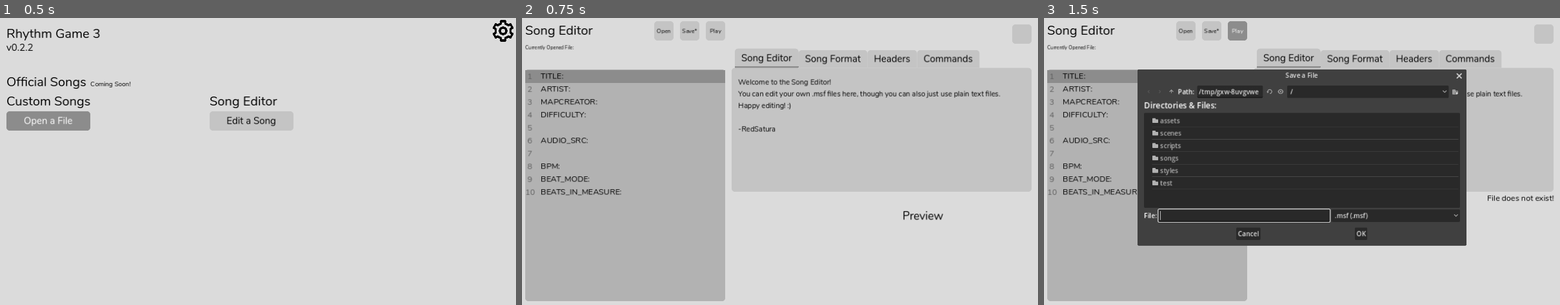
Above: before the commit, frames 1-3 (left to right).
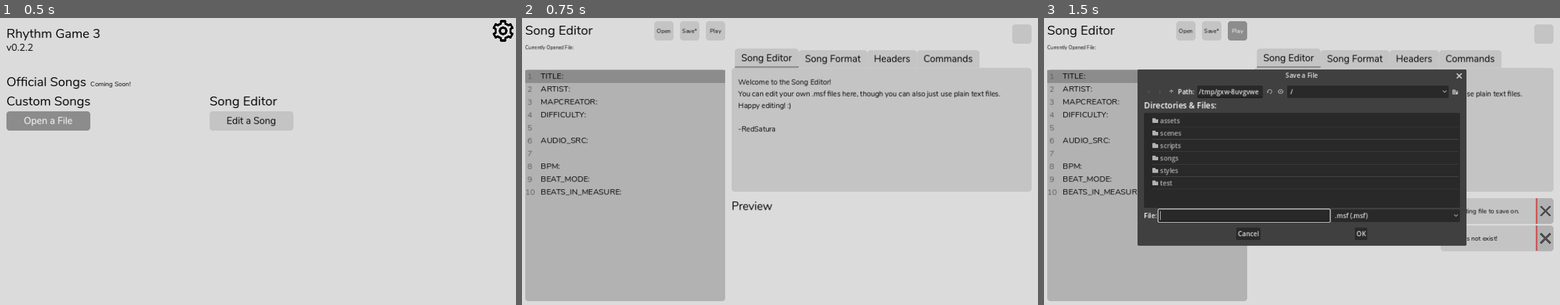
Above: after the commit, the same moments.

Repository: RedSatura/rhythm-game-3
Game: Godot game, scene res://scenes/title/title_screen.tscn
The game is run twice, just before and just after one commit, with the same random seed, the same clock (stepped at 60 frames per second) and the same inputs.
Inputs:
- Up to frame 1 (0.5 s): no input
- Up to frame 2 (0.75 s): click "Edit a Song" at 0.5 s
- Up to frame 3 (1.5 s): click "Play" at 1.25 s

Frame 1 is identical in both runs. In frame 2, 0.2% of the frame differs, in the area x 40-82%, y 63-71%; in frame 3, 0.9%, in the area x 81-99%, y 61-82%.

Commit message:
add display messages in song editor

Diff:
--- /dev/null
+++ b/assets/icons/close-bold-svgrepo-com.svg
@@ -0,0 +1,41 @@
+<?xml version="1.0" encoding="UTF-8" standalone="no"?>
+<!-- Uploaded to: SVG Repo, www.svgrepo.com, Generator: SVG Repo Mixer Tools -->
+
+<svg
+   width="800px"
+   height="800px"
+   viewBox="0 0 1024 1024"
+   version="1.1"
+   id="svg1"
+   sodipodi:docname="close-bold-svgrepo-com.svg"
+   inkscape:version="1.3.2 (091e20ef0f, 2023-11-25)"
+   xmlns:inkscape="http://www.inkscape.org/namespaces/inkscape"
+   xmlns:sodipodi="http://sodipodi.sourceforge.net/DTD/sodipodi-0.dtd"
+   xmlns="http://www.w3.org/2000/svg"
+   xmlns:svg="http://www.w3.org/2000/svg">
+  <defs
+     id="defs1" />
+  <sodipodi:namedview
+     id="namedview1"
+     pagecolor="#ffffff"
+     bordercolor="#000000"
+     borderopacity="0.25"
+     inkscape:showpageshadow="2"
+     inkscape:pageopacity="0.0"
+     inkscape:pagecheckerboard="0"
+     inkscape:deskcolor="#d1d1d1"
+     inkscape:zoom="1.00625"
+     inkscape:cx="400.49689"
+     inkscape:cy="433.78882"
+     inkscape:window-width="1920"
+     inkscape:window-height="1008"
+     inkscape:window-x="0"
+     inkscape:window-y="0"
+     inkscape:window-maximized="1"
+     inkscape:current-layer="svg1" />
+  <path
+     fill="#000000"
+     d="M195.2 195.2a64 64 0 0 1 90.496 0L512 421.504 738.304 195.2a64 64 0 0 1 90.496 90.496L602.496 512 828.8 738.304a64 64 0 0 1-90.496 90.496L512 602.496 285.696 828.8a64 64 0 0 1-90.496-90.496L421.504 512 195.2 285.696a64 64 0 0 1 0-90.496z"
+     id="path1"
+     style="stroke:#ffffff;stroke-opacity:1;fill:#ffffff;fill-opacity:1" />
+</svg>
--- a/scenes/editor/song_editor.gd
+++ b/scenes/editor/song_editor.gd
@@ -13,8 +13,8 @@
 @onready var play_button: Node = $UI/Play
 
 @onready var currently_opened: Node = $UI/CurrentlyOpened
-@onready var status_label: Node = $UI/StatusLabel
 
+@onready var messages_container: Node = $UI/ScrollContainer/MessagesContainer
 @onready var song_manager_viewport: Node = $UI/SongManagerViewport
 
 var file: FileAccess = null
@@ -80,15 +80,6 @@
 	clear_highlights() #pls fix, this is terrible (clears every single line of highlighting every time text changes)
 	save_button.text = "Save*"
 
-func error_received(message: String) -> void:
-	status_label.modulate = Color.RED
-	status_label.text = str(message)
-	song_manager_viewport.visible = false
-
-func message_received(message: String) -> void:
-	status_label.modulate = Color.WHITE
-	status_label.text = str(message)
-
 func _on_play_pressed() -> void: #Validates and plays the file
 	current_line_in_file = 0
 	clear_highlights()
@@ -141,3 +132,13 @@
 	new_file.store_string(code_edit.text)
 	new_file.flush()
 	SignalHandler.emit_signal("send_message", "New file created and saved.")
+
+func error_received(error: String) -> void:
+	var message_display: Node = load("res://scenes/ui/message_display/message_display.tscn").instantiate()
+	messages_container.add_child(message_display)
+	message_display.update_message(1, error)
+
+func message_received(message: String) -> void:
+	var message_display: Node = load("res://scenes/ui/message_display/message_display.tscn").instantiate()
+	messages_container.add_child(message_display)
+	message_display.update_message(0, message)
--- a/scenes/editor/song_editor.tscn
+++ b/scenes/editor/song_editor.tscn
@@ -16,7 +16,7 @@
 highlighting_color = Color(0.164706, 0.4, 1, 0.447059)
 
 [node name="SongManager" parent="." instance=ExtResource("2_cdhk3")]
-position = Vector2(1536, 0)
+position = Vector2(1920, 0)
 auto_mode = true
 
 [node name="SongValidator" parent="." instance=ExtResource("3_28ch4")]
@@ -283,16 +283,6 @@
 "
 autowrap_mode = 3
 
-[node name="StatusLabel" type="Label" parent="UI"]
-layout_mode = 0
-offset_left = 520.0
-offset_top = 432.0
-offset_right = 1264.0
-offset_bottom = 464.0
-theme_override_font_sizes/font_size = 20
-horizontal_alignment = 2
-vertical_alignment = 1
-
 [node name="TitleScreen" type="Button" parent="UI"]
 layout_mode = 0
 offset_left = 1216.0
@@ -302,31 +292,42 @@
 
 [node name="Preview" type="Label" parent="UI"]
 layout_mode = 0
-offset_left = 944.0
-offset_top = 472.0
-offset_right = 1048.0
-offset_bottom = 512.0
+offset_left = 520.0
+offset_top = 448.0
+offset_right = 624.0
+offset_bottom = 488.0
 theme_override_font_sizes/font_size = 28
 text = "Preview"
 vertical_alignment = 1
 
 [node name="SongManagerViewport" type="SubViewportContainer" parent="UI"]
 layout_mode = 0
-offset_left = 944.0
-offset_top = 520.0
-offset_right = 1264.0
+offset_left = 520.0
+offset_top = 488.0
+offset_right = 856.0
 offset_bottom = 700.0
 
 [node name="SubViewport" type="SubViewport" parent="UI/SongManagerViewport"]
 handle_input_locally = false
 snap_2d_transforms_to_pixel = true
 snap_2d_vertices_to_pixel = true
-size = Vector2i(320, 180)
+size = Vector2i(336, 212)
 render_target_update_mode = 4
 
 [node name="Camera2D" type="Camera2D" parent="UI/SongManagerViewport/SubViewport"]
 position = Vector2(2176, 360)
 zoom = Vector2(0.25, 0.25)
+
+[node name="ScrollContainer" type="ScrollContainer" parent="UI"]
+layout_mode = 0
+offset_left = 984.0
+offset_top = 448.0
+offset_right = 1264.0
+offset_bottom = 704.0
+horizontal_scroll_mode = 0
+
+[node name="MessagesContainer" type="VBoxContainer" parent="UI/ScrollContainer"]
+layout_mode = 2
 
 [node name="SongPicker" type="FileDialog" parent="."]
 title = "Open a File"
--- a/scenes/song_validator/song_validator.gd
+++ b/scenes/song_validator/song_validator.gd
@@ -58,24 +58,21 @@
 		#Ex. Gets SONG_TITLE from SONG_TITLE: Test Song
 		var metadata_type_regex: RegEx = RegEx.new()
 		metadata_type_regex.compile(".*?(?=\\:)")
-		for x: int in 20: #Number means starting lines checked
+		for x: int in 20: #Number means starting lines checked TODO: (i should fix this magic number)
 			if line_content != "SONG_START":
+				if x == 19: #TODO: wtf???
+					SignalHandler.emit_signal("send_error", "Song starting command not found before 20 lines.")
+					return
 				SignalHandler.emit_signal("update_editor_line_color", current_line_in_file, highlighting_color)
 				current_line_in_file += 1
 				line_content = file.get_line().strip_edges()
 				var result: RegExMatch = metadata_type_regex.search(line_content)
 				if result != null:
 					process_song_metadata_type(result.get_string().strip_edges())
-			else:
-				start_command_found = true
-				break
-		if !start_command_found:
-			SignalHandler.emit_signal("send_error", "Song starting command not found before 20 lines.")
-			return
 		if !audio_src_valid:
 			SignalHandler.emit_signal("send_error", "Invalid audio path!")
-		else:
-			validate_song_body(file)
+			return
+		validate_song_body(file)
 	else:
 		SignalHandler.emit_signal("send_error", "Error opening file!")
 		return
@@ -104,8 +101,7 @@
 				if FileAccess.file_exists(audio_path):
 					song_info["audio_src"] = audio_path
 					audio_src_valid = true
-				else: #why does this not work for some reason
-					SignalHandler.emit_signal("send_error", "Invalid audio path! Path: " + str(audio_path))
+				else: #why does this not work for some reason (EDIT: prob works now)
 					audio_src_valid = false
 					return
 			#Song-related types:
--- a/scenes/stage/stage.tscn
+++ b/scenes/stage/stage.tscn
@@ -73,6 +73,7 @@
 
 [node name="BeatMeasureLabel" type="Label" parent="CanvasLayer/UI"]
 visible = false
+layout_mode = 0
 offset_left = 272.0
 offset_top = 640.0
 offset_right = 464.0
@@ -83,6 +84,7 @@
 
 [node name="SongDurationBar" type="ProgressBar" parent="CanvasLayer/UI"]
 visible = false
+layout_mode = 0
 offset_right = 1280.0
 offset_bottom = 16.0
 show_percentage = false
@@ -90,6 +92,7 @@
 
 [node name="TimeElapsedLabel" type="Label" parent="CanvasLayer/UI"]
 visible = false
+layout_mode = 0
 offset_left = 464.0
 offset_top = 640.0
 offset_right = 632.0
--- /dev/null
+++ b/scenes/ui/message_display/message_display.gd
@@ -0,0 +1,33 @@
+extends Panel
+
+@onready var fade_bar: Node = $FadeBar
+@onready var fade_timer: Node = $FadeTimer
+
+func _ready() -> void:
+	fade_bar.max_value = fade_timer.wait_time
+
+func _process(_delta: float) -> void:
+	fade_bar.value = fade_timer.time_left
+
+func _on_close_pressed() -> void:
+	var tween: Tween = get_tree().create_tween()
+	tween.tween_property(self, "modulate", Color(self.modulate, 0), 0.5)
+	tween.tween_callback(queue_free)
+
+func update_message(type: int = 0, message: String = "") -> void:
+	match type:
+		0: #messages
+			$Message.text = message
+			get_theme_stylebox("panel", "MessageDisplay").border_width_right = 0
+			fade_timer.start(3)
+			fade_bar.visible = true
+		1: #errors
+			$Message.text = message
+			get_theme_stylebox("panel", "MessageDisplay").border_width_right = 4
+		_:
+			pass
+
+func _on_fade_timer_timeout() -> void:
+	var tween: Tween = get_tree().create_tween()
+	tween.tween_property(self, "modulate", Color(self.modulate, 0), 0.5)
+	tween.tween_callback(queue_free)
--- /dev/null
+++ b/scenes/ui/message_display/message_display.tscn
@@ -0,0 +1,51 @@
+[gd_scene load_steps=4 format=3 uid="uid://cy85e4p5x5mih"]
+
+[ext_resource type="Script" path="res://scenes/ui/message_display/message_display.gd" id="1_j1xp5"]
+[ext_resource type="Theme" uid="uid://difwrn3vbn48p" path="res://styles/default_theme.tres" id="1_p0pwj"]
+[ext_resource type="Texture2D" uid="uid://ccsbubttjrcs8" path="res://assets/icons/close-bold-svgrepo-com.svg" id="3_i7tex"]
+
+[node name="MessageDisplay" type="Panel"]
+custom_minimum_size = Vector2(240, 64)
+offset_right = 240.0
+offset_bottom = 64.0
+theme = ExtResource("1_p0pwj")
+theme_type_variation = &"MessageDisplay"
+script = ExtResource("1_j1xp5")
+
+[node name="Message" type="Label" parent="."]
+layout_mode = 0
+offset_left = 8.0
+offset_right = 232.0
+offset_bottom = 64.0
+theme_override_font_sizes/font_size = 16
+text = "ERROR: Invalid audio path."
+vertical_alignment = 1
+autowrap_mode = 3
+clip_text = true
+text_overrun_behavior = 3
+
+[node name="Close" type="Button" parent="."]
+layout_mode = 0
+offset_left = 240.0
+offset_right = 280.0
+offset_bottom = 64.0
+theme_type_variation = &"MessageDisplayButton"
+icon = ExtResource("3_i7tex")
+icon_alignment = 1
+expand_icon = true
+
+[node name="FadeTimer" type="Timer" parent="."]
+wait_time = 3.0
+one_shot = true
+
+[node name="FadeBar" type="ProgressBar" parent="."]
+visible = false
+layout_mode = 0
+offset_top = 60.0
+offset_right = 240.0
+offset_bottom = 64.0
+value = 50.0
+show_percentage = false
+
+[connection signal="pressed" from="Close" to="." method="_on_close_pressed"]
+[connection signal="timeout" from="FadeTimer" to="." method="_on_fade_timer_timeout"]
--- a/styles/default_theme.tres
+++ b/styles/default_theme.tres
@@ -94,8 +94,43 @@
 corner_radius_bottom_right = 8
 corner_radius_bottom_left = 8
 
+[sub_resource type="StyleBoxFlat" id="StyleBoxFlat_jkwx0"]
+resource_local_to_scene = true
+bg_color = Color(0.77, 0.77, 0.77, 1)
+border_color = Color(0.8, 0.321569, 0.321569, 1)
+corner_radius_top_left = 8
+corner_radius_bottom_left = 8
+
+[sub_resource type="StyleBoxFlat" id="StyleBoxFlat_catht"]
+bg_color = Color(0.7, 0.7, 0.7, 1)
+corner_radius_top_right = 8
+corner_radius_bottom_right = 8
+
+[sub_resource type="StyleBoxFlat" id="StyleBoxFlat_7vpxe"]
+bg_color = Color(0.7, 0.7, 0.7, 1)
+corner_radius_top_right = 8
+corner_radius_bottom_right = 8
+
+[sub_resource type="StyleBoxFlat" id="StyleBoxFlat_0qyme"]
+bg_color = Color(0.7, 0.7, 0.7, 1)
+corner_radius_top_right = 8
+corner_radius_bottom_right = 8
+
+[sub_resource type="StyleBoxFlat" id="StyleBoxFlat_lllta"]
+bg_color = Color(0.7, 0.7, 0.7, 1)
+corner_radius_top_right = 8
+corner_radius_bottom_right = 8
+
 [sub_resource type="StyleBoxFlat" id="StyleBoxFlat_w7nge"]
 bg_color = Color(0.858824, 0.858824, 0.858824, 1)
+
+[sub_resource type="StyleBoxFlat" id="StyleBoxFlat_2mgn8"]
+bg_color = Color(0.54902, 0.54902, 0.54902, 1)
+corner_radius_bottom_left = 4
+
+[sub_resource type="StyleBoxFlat" id="StyleBoxFlat_161ae"]
+bg_color = Color(0.360784, 0.360784, 0.360784, 1)
+corner_radius_bottom_left = 4
 
 [sub_resource type="StyleBoxFlat" id="StyleBoxFlat_i103v"]
 bg_color = Color(0.77, 0.77, 0.77, 1)
@@ -136,6 +171,7 @@
 corner_radius_top_right = 8
 
 [resource]
+resource_local_to_scene = true
 default_font = ExtResource("1_s3xx5")
 default_font_size = 32
 Button/colors/font_color = Color(0, 0, 0, 1)
@@ -177,12 +213,24 @@
 CodeEdit/styles/focus = SubResource("StyleBoxFlat_iditn")
 CodeEdit/styles/normal = SubResource("StyleBoxFlat_0tgsi")
 CodeEdit/styles/read_only = SubResource("StyleBoxFlat_11g8p")
-EditorDescLabel/base_type = &"Label"
-EditorDescLabel/colors/font_color = Color(1, 1, 1, 1)
 Label/colors/font_color = Color(0, 0, 0, 1)
 Label/fonts/font = ExtResource("1_s3xx5")
 LineEdit/font_sizes/font_size = 14
+MessageDisplay/base_type = &"Panel"
+MessageDisplay/styles/panel = SubResource("StyleBoxFlat_jkwx0")
+MessageDisplayButton/base_type = &"Button"
+MessageDisplayButton/colors/icon_focus_color = Color(0.360784, 0.360784, 0.360784, 1)
+MessageDisplayButton/colors/icon_hover_color = Color(0.09, 0.09, 0.09, 1)
+MessageDisplayButton/colors/icon_hover_pressed_color = Color(0.3, 0.3, 0.3, 1)
+MessageDisplayButton/colors/icon_normal_color = Color(0.3, 0.3, 0.3, 1)
+MessageDisplayButton/colors/icon_pressed_color = Color(0.77, 0.77, 0.77, 1)
+MessageDisplayButton/styles/focus = SubResource("StyleBoxFlat_catht")
+MessageDisplayButton/styles/hover = SubResource("StyleBoxFlat_7vpxe")
+MessageDisplayButton/styles/normal = SubResource("StyleBoxFlat_0qyme")
+MessageDisplayButton/styles/pressed = SubResource("StyleBoxFlat_lllta")
 Panel/styles/panel = SubResource("StyleBoxFlat_w7nge")
+ProgressBar/styles/background = SubResource("StyleBoxFlat_2mgn8")
+ProgressBar/styles/fill = SubResource("StyleBoxFlat_161ae")
 TabBar/colors/font_selected_color = Color(0, 0, 0, 1)
 TabContainer/colors/font_hovered_color = Color(0, 0, 0, 1)
 TabContainer/colors/font_selected_color = Color(0, 0, 0, 1)
Not shown, added: assets/icons/close-bold-svgrepo-com.svg.import
Not shown: 1 places in styles/default_theme.tres that only renumber resources
